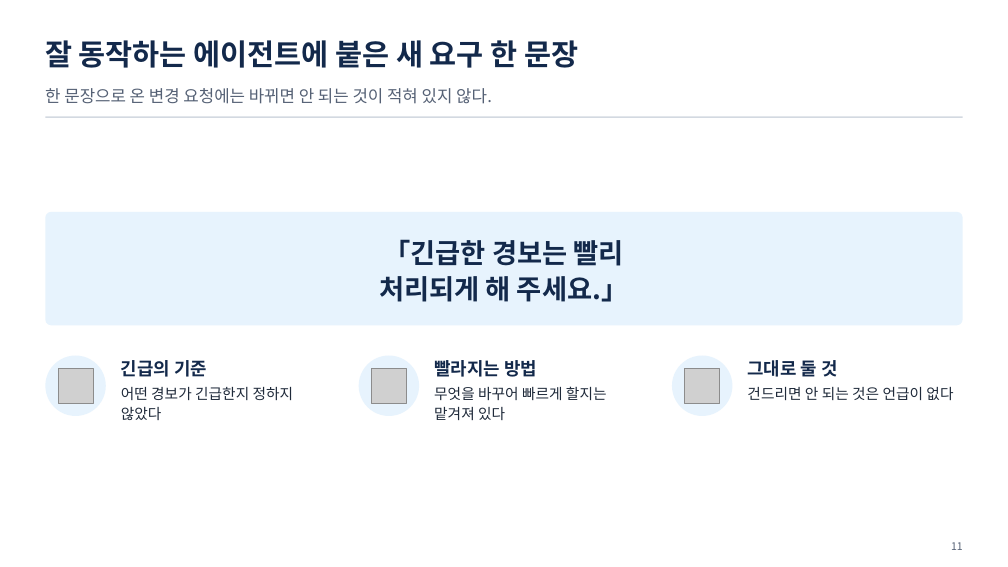
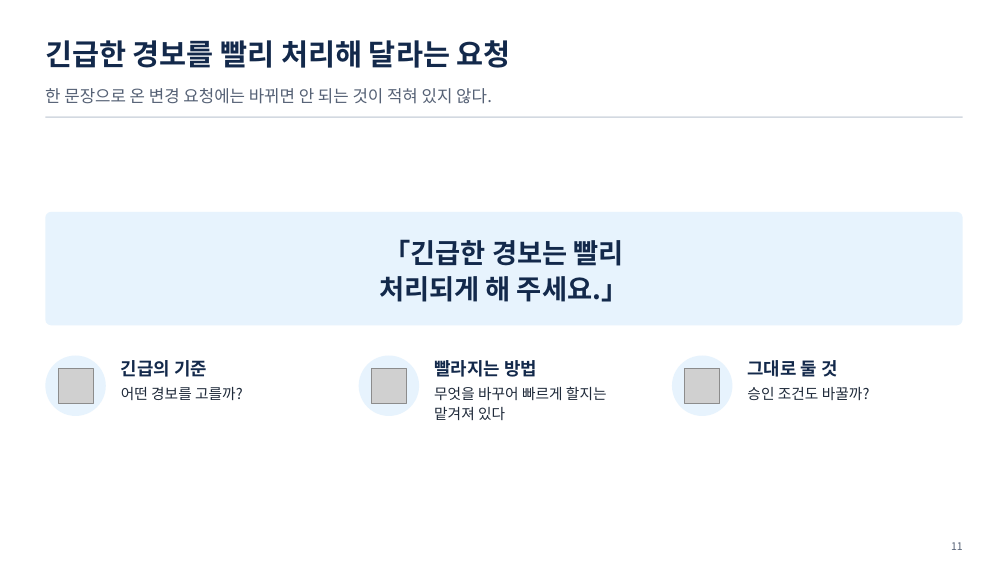
Before and after one commit to uengine-oss/hyd-iot-edu, a slide deck: slide 11 of workspace/강의제작/산출물/통합반/이론_오프라인/07회차/통합반_오프라인_07회차.pptx. Drawn at 1008x567 pixels with LibreOffice and Linux fonts; fonts in the diff are those of the drawing; grey boxes stand for pictures. Boxes give left, top, right and bottom in pixels: in the first picture for what was removed or moved away, otherwise in the second. Text is boxed around its words. In the diff, an @@ line names an element or a change of style, - is before the commit and + after.

Commit message:
통합반 현장 7회차 10~17장 변경 요청·명세와 출처별 렌더를 검증

```diff
--- a/workspace/강의제작/산출물/통합반/이론_오프라인/07회차/통합반_오프라인_07회차.pptx
+++ b/workspace/강의제작/산출물/통합반/이론_오프라인/07회차/통합반_오프라인_07회차.pptx
@@ text at (45, 40, 511, 68): text changed @@
-잘 동작하는 에이전트에 붙은 새 요구 한 문장
+긴급한 경보를 빨리 처리해 달라는 요청
@@ text at (121, 387, 243, 400): text changed @@
-어떤 경보가 긴급한지 정하지 않았다
+어떤 경보를 고를까?
@@ text at (747, 387, 870, 400): text changed @@
-건드리면 안 되는 것은 언급이 없다
+승인 조건도 바꿀까?
```
Also in this commit, not shown: 5 other slides changed, 1 slide added, 1 slide removed, 10 other files.
